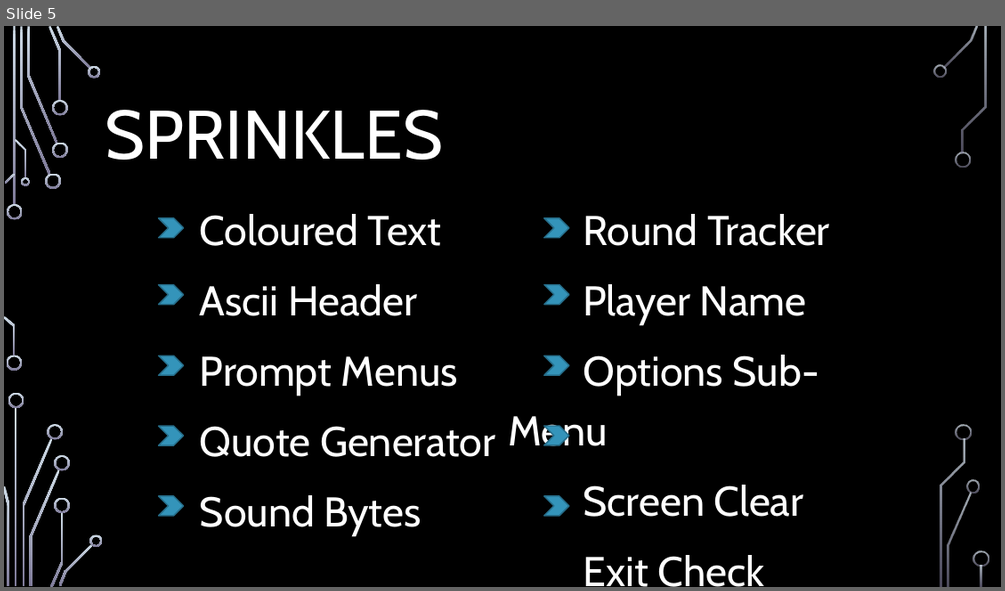
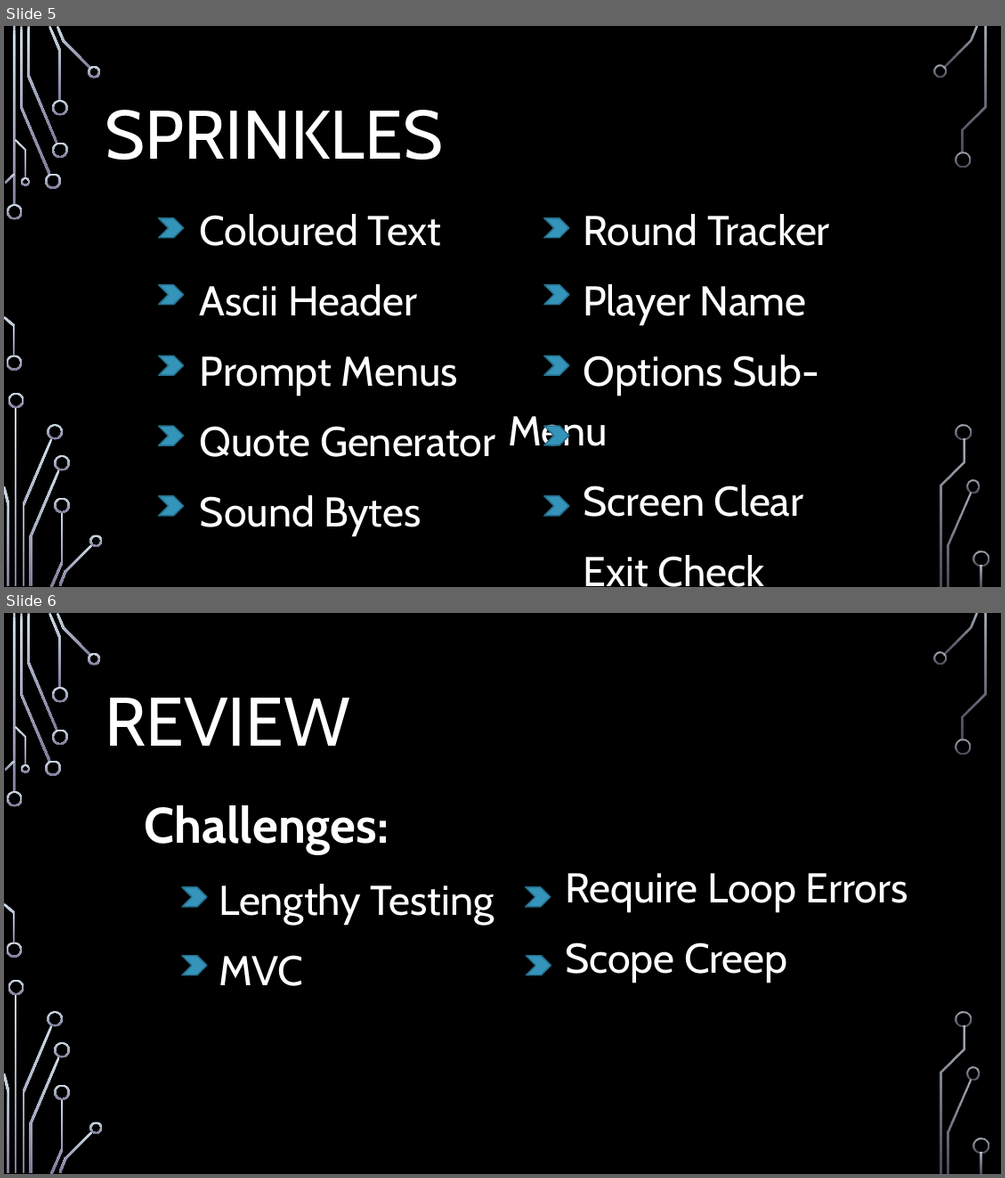
Before and after one commit to waldowred5/Sith-Lord-Jedi-Ewok, a slide deck: ppt/Terminal App Presentation.pptx. Shown one above the other, each under a label of ours: slide 5 before the commit, slides 5 and 6 after it. The pictures are 1005x591 and 1005x1178 pixels, drawn with LibreOffice and Linux fonts; fonts in the diff are those of the drawing; background and template pictures are left out. Boxes give left, top, right and bottom in pixels: in the first picture for what was removed or moved away, otherwise in the second. Text is boxed around its words. In the diff, an @@ line names an element or a change of style, - is before the commit and + after.

```diff
--- a/ppt/Terminal App Presentation.pptx
+++ b/ppt/Terminal App Presentation.pptx
@@ slide 6 added at [4, 613, 1001, 1174], background picture (left out); not listed: 36 template elements that a slide beside it also shows @@
@@ title added at [105, 698, 350, 746], 66 pt, text #FFFFFF @@
+REVIEW
@@ text added at [144, 805, 494, 986], 40 pt, text #FFFFFF @@
+Challenges:
+Lengthy Testing
+MVC
@@ text added at [565, 873, 908, 983], 40 pt, text #FFFFFF @@
+Require Loop Errors
+Scope Creep
@@ chevron added at [182, 887, 207, 907], fill #3494BA, outline #266D8A 1.25 pt @@
@@ chevron added at [526, 887, 550, 907], fill #3494BA, outline #266D8A 1.25 pt @@
@@ chevron added at [182, 956, 207, 975], fill #3494BA, outline #266D8A 1.25 pt @@
@@ chevron added at [526, 956, 550, 975], fill #3494BA, outline #266D8A 1.25 pt @@
```
Also in this commit, not shown: 1 slide changed, 1 other slide added, 2 other files.
